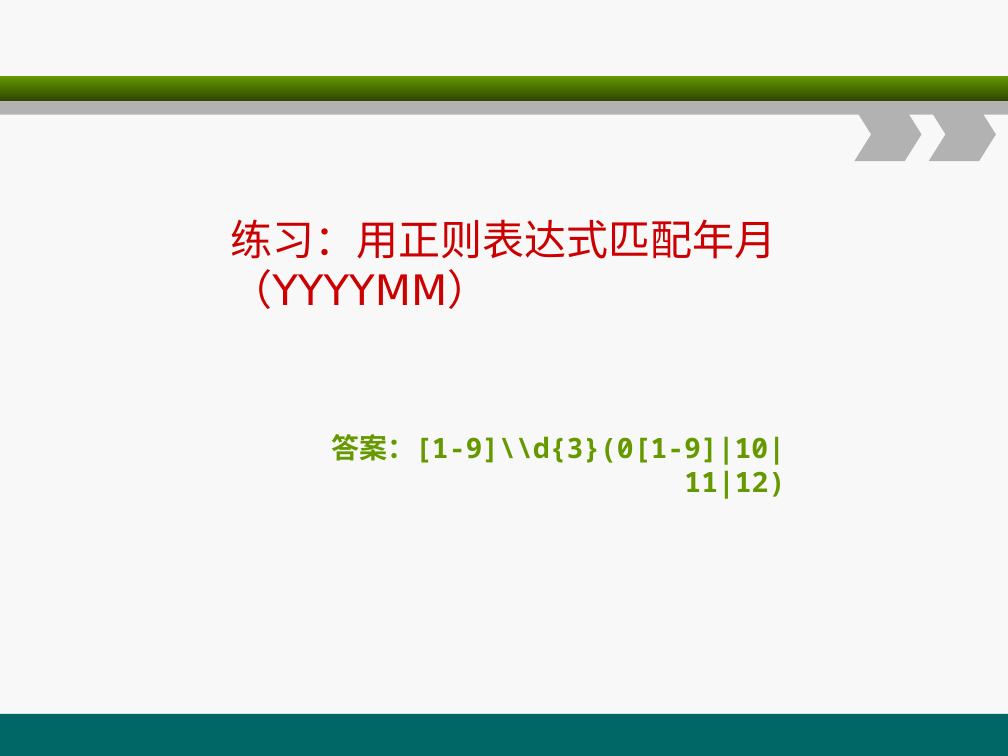
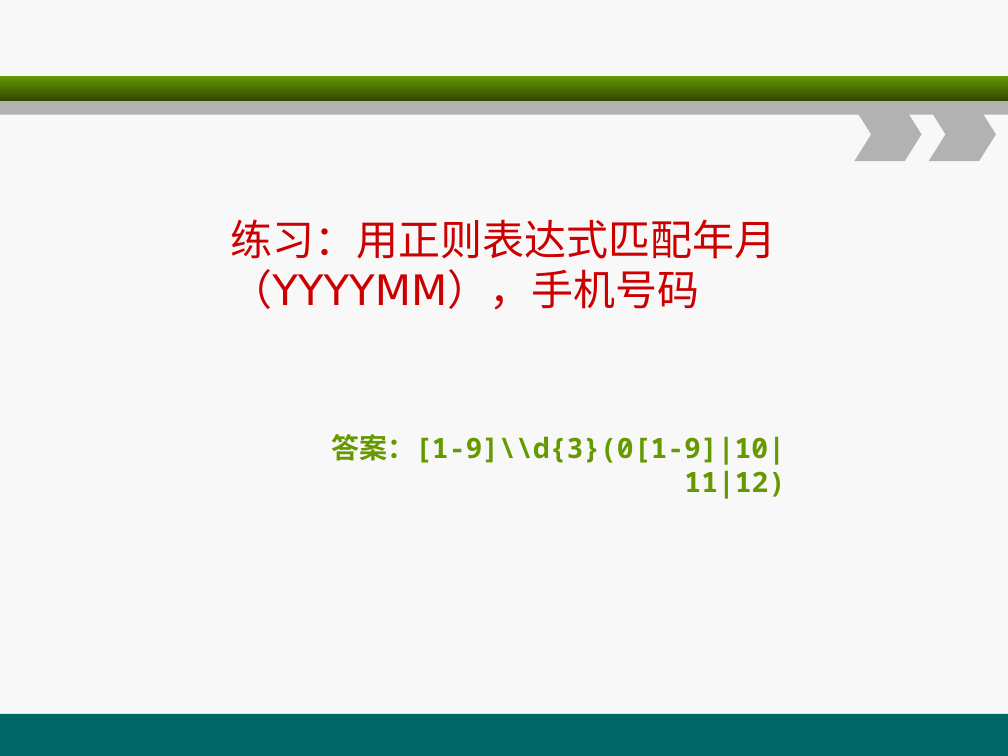
Before and after one commit to christwei/gitDoc, a slide deck: slide 81 of 课件/环宇/java编程基础/A2.ppt. Drawn at 1008x756 pixels with LibreOffice and Linux fonts; fonts in the diff are those of the drawing. Boxes give left, top, right and bottom in pixels: in the first picture for what was removed or moved away, otherwise in the second. Text is boxed around its words. In the diff, an @@ line names an element or a change of style, - is before the commit and + after.

```diff
--- a/课件/环宇/java编程基础/A2.ppt
+++ b/课件/环宇/java编程基础/A2.ppt
@@ text at box(230, 219, 776, 310): text changed @@
-练习：用正则表达式匹配年月（YYYYMM）
+练习：用正则表达式匹配年月（YYYYMM），手机号码
```
Also in this commit, not shown: 3 other slides changed, 4 other files.
